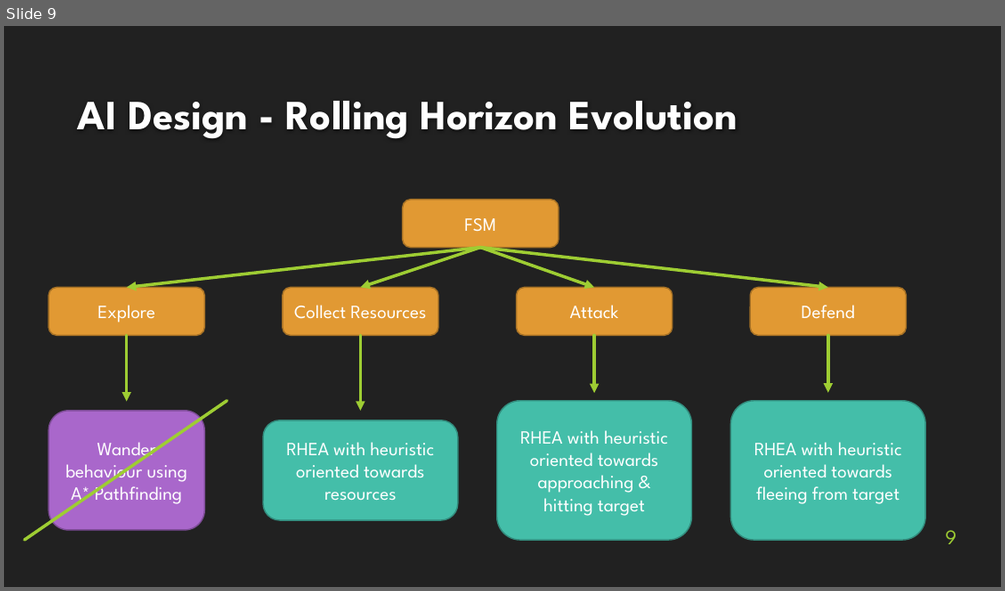
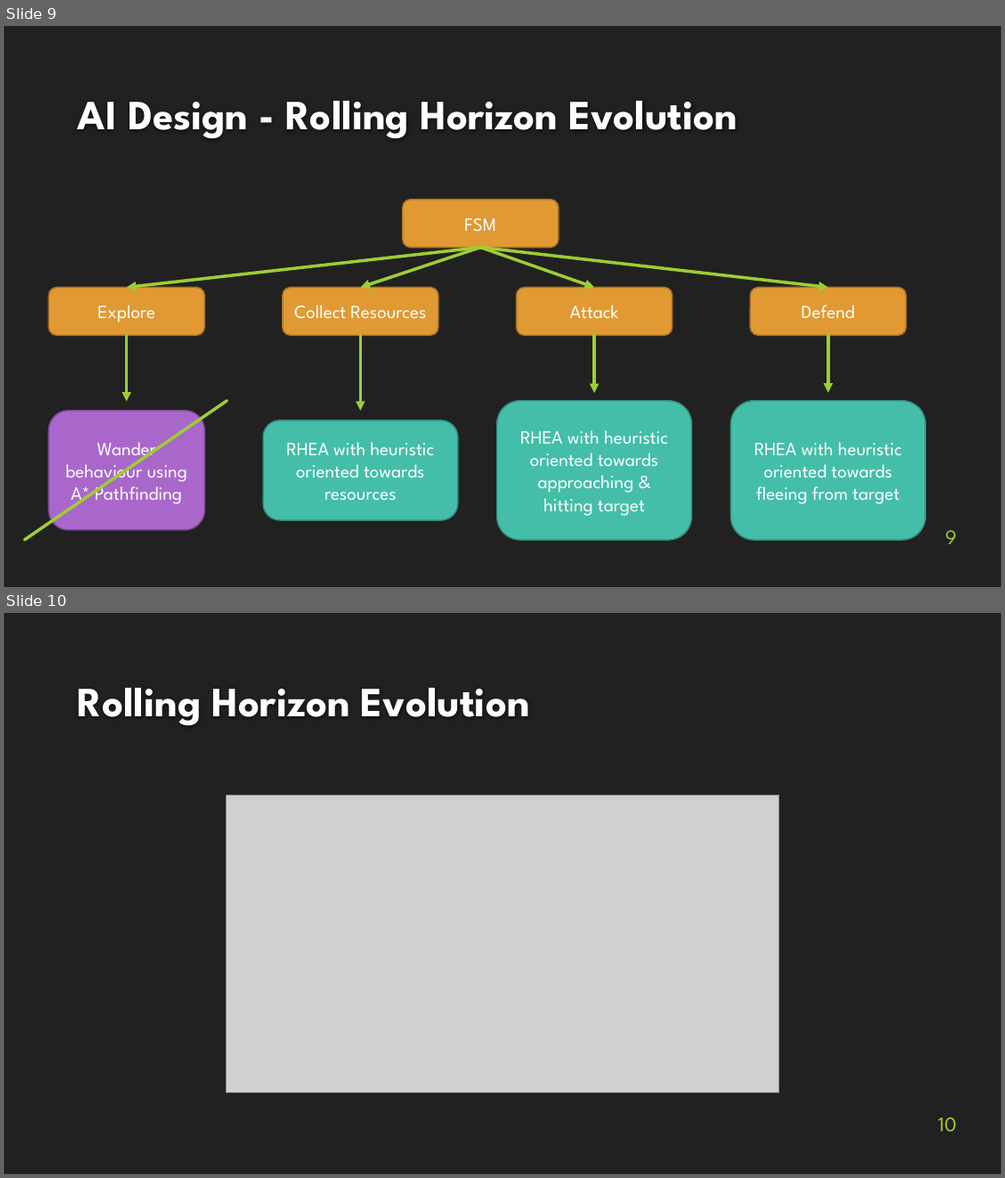
Before and after one commit to rdgain/Hunger-Games-VGDL, a slide deck: docs/final presentation.pptx. Shown one above the other, each under a label of ours: slide 9 before the commit, slides 9 and 10 after it. The pictures are 1005x591 and 1005x1178 pixels, drawn with LibreOffice and Linux fonts; fonts in the diff are those of the drawing; grey boxes stand for pictures; background and template pictures are left out. Boxes give left, top, right and bottom in pixels: in the first picture for what was removed or moved away, otherwise in the second. Text is boxed around its words. In the diff, an @@ line names an element or a change of style, - is before the commit and + after.

```diff
--- a/docs/final presentation.pptx
+++ b/docs/final presentation.pptx
@@ slide 10 added at <box>4,613,1001,1174</box>, background #212121 @@
@@ title added at <box>78,688,530,725</box>, 40 pt, text #FEFEFE, bold @@
+Rolling Horizon Evolution
@@ picture added at <box>226,795,778,1093</box> @@
@@ page number added at <box>938,1117,956,1131</box>, 20 pt, text #9ECD33 @@
+10
```
Also in this commit, not shown: 4 other slides added, 1 slide removed, 17 other files.
